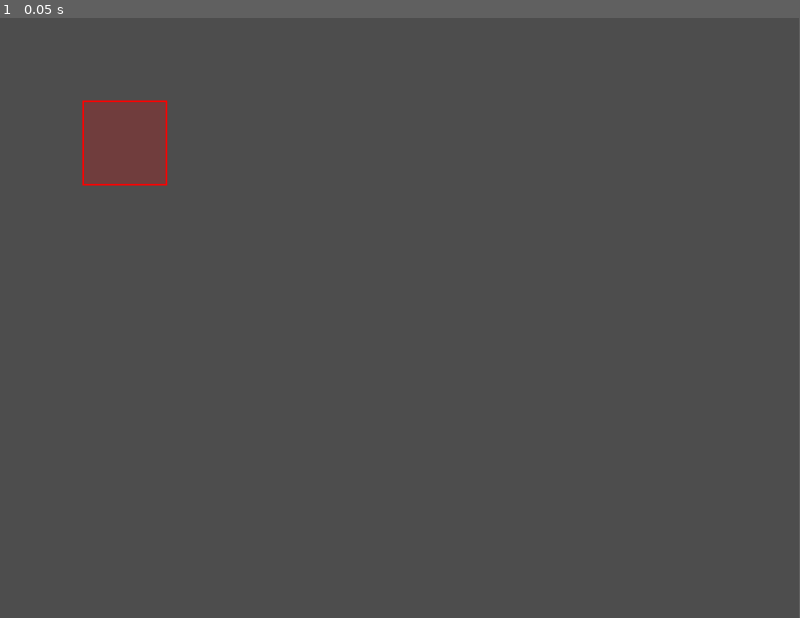
Above: before the commit, frame 1.
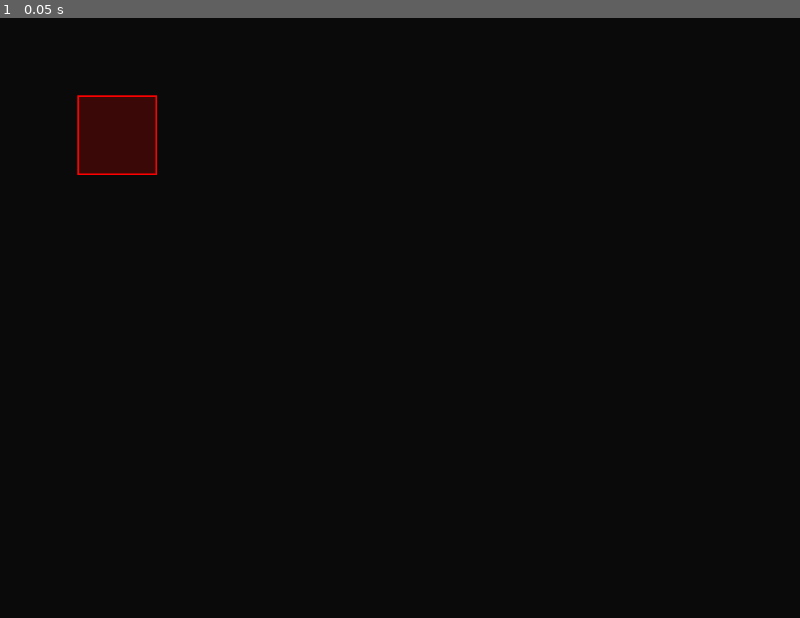
Above: after the commit, the same moment.

Repository: bigkwii/cutting-plane-game-2
Game: Godot game, scene res://scenes/testing/test.tscn
The game is run twice, just before and just after one commit, with the same random seed, the same clock (stepped at 60 frames per second) and the same inputs. The project has no main scene, so this scene is started directly.
Inputs:
- Up to frame 1 (0.05 s): no input
In our replay, the window is 799x600 before the commit and 800x600 after it. These sizes can differ from the game's own. Grey fills any space a smaller window leaves; there, only what the larger window draws over its background counts as a difference.

The runs differ from the first frame. In frame 1, 100% of the frame differs, in the area x 0-100%, y 0-100%.

Commit message:
second thoughts...

Diff:
--- a/project.godot
+++ b/project.godot
@@ -16,5 +16,9 @@
 
 [display]
 
-window/size/viewport_width=960
-window/size/viewport_height=720
+window/size/viewport_width=1024
+window/size/viewport_height=768
+
+[rendering]
+
+environment/defaults/default_clear_color=Color(0.0392157, 0.0392157, 0.0392157, 1)
--- /dev/null
+++ b/scenes/testing/lattice_grid.gd
@@ -0,0 +1,42 @@
+# the lattice grid of integer points.
+
+extends Node2D
+
+# -- vars --
+# dimensions of the grid
+@export var dimensions: Vector2 = Vector2(8, 6)
+# scaling factor for the lattice points
+@export var scaling: int = 32
+# offset for the lattice points from the origin
+@export var offset: Vector2 = Vector2(16, 16)
+
+# -- preloaded scenes --
+@onready var lattice_point_scene = preload("res://scenes/testing/lattice_point.tscn")
+
+# -- nodes --
+@onready var lattice_points = $lattice_points
+
+# Called when the node enters the scene tree for the first time.
+func _ready():
+	_make_lattice_grid()
+
+
+# Called every frame. 'delta' is the elapsed time since the previous frame.
+func _process(delta):
+	_update_lattice_grid()
+
+func _add_new_lattice_point(pos: Vector2):
+	var new_lattice_point = lattice_point_scene.instantiate()
+	new_lattice_point.pos = pos
+	new_lattice_point.position = pos * scaling + offset # scaling and padding
+	lattice_points.add_child(new_lattice_point)
+
+func _make_lattice_grid():
+	for x in range(dimensions.x):
+		for y in range(dimensions.y):
+			_add_new_lattice_point(Vector2(x, y))
+
+func _update_lattice_grid():
+	for lattice_point in lattice_points.get_children():
+		lattice_point.queue_free()
+	_make_lattice_grid()
--- /dev/null
+++ b/scenes/testing/lattice_grid.tscn
@@ -0,0 +1,10 @@
+[gd_scene load_steps=2 format=3 uid="uid://dgb3ubanl7ucn"]
+
+[ext_resource type="Script" path="res://scenes/testing/lattice_grid.gd" id="1_362c2"]
+
+[node name="lattice_grid" type="Node2D"]
+script = ExtResource("1_362c2")
+scaling = 120
+offset = Vector2(50, 50)
+
+[node name="lattice_points" type="Node" parent="."]
--- /dev/null
+++ b/scenes/testing/lattice_point.gd
@@ -0,0 +1,18 @@
+# one of the points from the lattice integer grid
+extends Node2D
+
+# pos relative to game units, not actual pixels
+@export var pos: Vector2 = Vector2(0, 0)
+@export var radius: float = 3
+@export var color: Color = Color(1, 1, 1)
+
+# Called when the node enters the scene tree for the first time.
+func _ready():
+	pass
+
+# Called every frame. 'delta' is the elapsed time since the previous frame.
+func _process(delta):
+	pass
+func _draw():
+	# little white circle
+	draw_circle(pos, radius, color)
--- /dev/null
+++ b/scenes/testing/lattice_point.tscn
@@ -0,0 +1,6 @@
+[gd_scene load_steps=2 format=3 uid="uid://8ywaxmjoagu"]
+
+[ext_resource type="Script" path="res://scenes/testing/lattice_point.gd" id="1_mpqjh"]
+
+[node name="lattice_point" type="Node2D"]
+script = ExtResource("1_mpqjh")
--- /dev/null
+++ b/scenes/testing/poly_point.gd
@@ -0,0 +1,19 @@
+extends Node2D
+
+# a vertex represents a point in 2D space, and will be used to define a polygon
+
+# -- vars --
+@export var pos = Vector2(0, 0)
+
+# Called when the node enters the scene tree for the first time.
+func _ready():
+	pass # Replace with function body.
+
+
+# Called every frame. 'delta' is the elapsed time since the previous frame.
+func _process(delta):
+	pass
+
+# draw the vertex as a little red circle
+func _draw():
+	draw_circle(pos, 5, Color(1, 0, 0))
--- /dev/null
+++ b/scenes/testing/poly_point.tscn
@@ -0,0 +1,6 @@
+[gd_scene load_steps=2 format=3 uid="uid://73u01oqmgx6x"]
+
+[ext_resource type="Script" path="res://scenes/testing/poly_point.gd" id="1_7b6x1"]
+
+[node name="vertex" type="Node2D"]
+script = ExtResource("1_7b6x1")
--- /dev/null
+++ b/scenes/testing/polygon.gd
@@ -0,0 +1,34 @@
+extends Node2D
+
+# a polygon is made from a list of vertices
+
+# -- vars --
+# vertices node
+@onready var verts = $verts
+
+# -- preloaded scenes --
+var _poly_point_scene = preload("res://scenes/testing/poly_point.tscn")
+
+# Called when the node enters the scene tree for the first time.
+func _ready():
+	# test vertices
+	for i in range(3):
+		var v = _poly_point_scene.instantiate()
+		v.pos = Vector2(100 * i, 100 * i)
+		verts.add_child(v)
+
+
+# Called every frame. 'delta' is the elapsed time since the previous frame.
+func _process(delta):
+	pass
+
+# function to instanciate a new vertex
+func _add_new_vertex(pos: Vector2):
+	var v = _poly_point_scene.instantiate()
+	v.pos = pos
+	verts.add_child(v)
+
+# function to remove a vertex
+func _remove_vertex(v: Node):
+	verts.remove_child(v)
+	v.queue_free()
--- /dev/null
+++ b/scenes/testing/polygon.tscn
@@ -0,0 +1,8 @@
+[gd_scene load_steps=2 format=3 uid="uid://dnibem6i2pwss"]
+
+[ext_resource type="Script" path="res://scenes/testing/polygon.gd" id="1_f3ty0"]
+
+[node name="polygon" type="Node2D"]
+script = ExtResource("1_f3ty0")
+
+[node name="verts" type="Node" parent="."]
--- a/scenes/testing/test.tscn
+++ b/scenes/testing/test.tscn
@@ -4,3 +4,5 @@
 
 [node name="test" type="Node2D"]
 script = ExtResource("1_ue41n")
+
+[node name="CanvasLayer" type="CanvasLayer" parent="."]
Not shown, changed: NOTES.md
